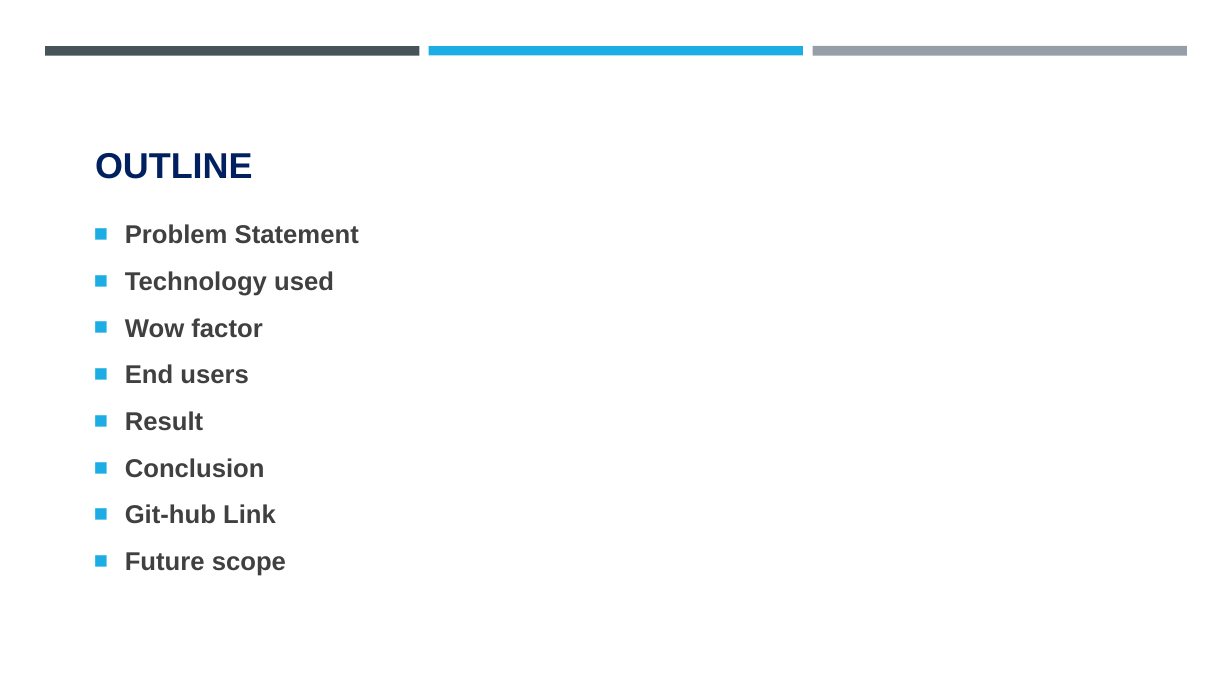
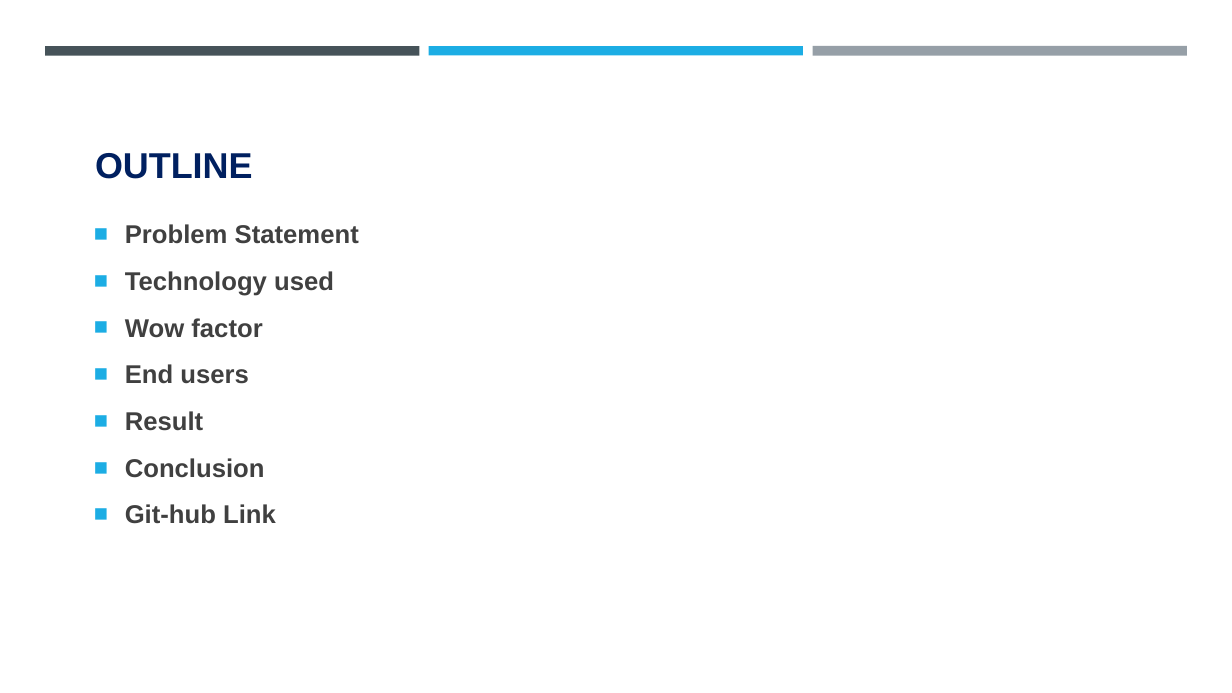
Before and after one commit to Mr-GHOST47/stegnography-aicte-project, a slide deck: slide 2 of stego_dheeraj.pptx. Drawn at 1232x693 pixels with LibreOffice and Linux fonts; fonts in the diff are those of the drawing; background and template pictures are left out. Boxes give left, top, right and bottom in pixels: in the first picture for what was removed or moved away, otherwise in the second. Text is boxed around its words. In the diff, an @@ line names an element or a change of style, - is before the commit and + after.

Commit message:
presentation

```diff
--- a/stego_dheeraj.pptx
+++ b/stego_dheeraj.pptx
@@ text at <box>125,552,286,576</box>: paragraph removed @@
-■ Future scope
```
Also in this commit, not shown: 1 other slide changed.
